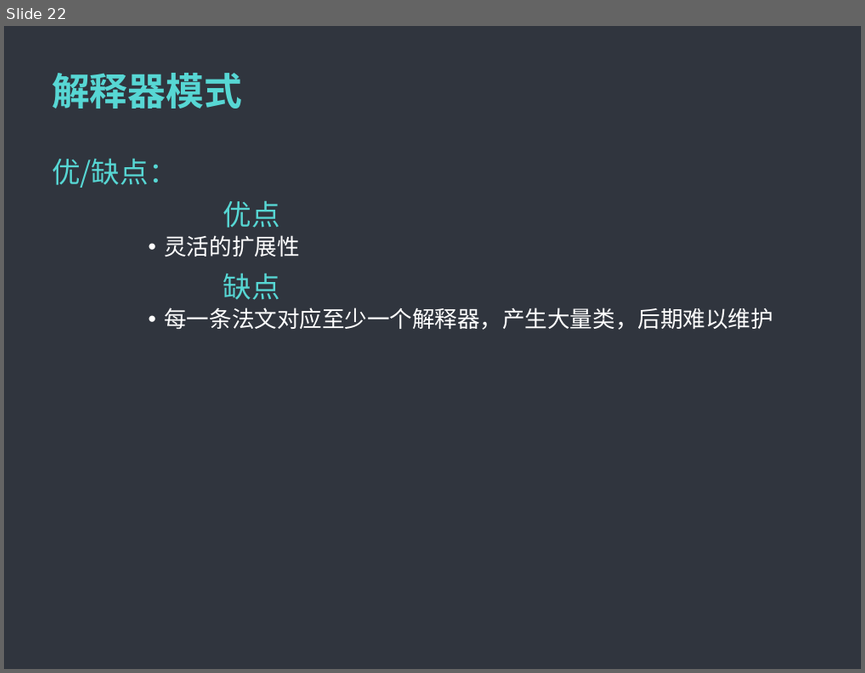
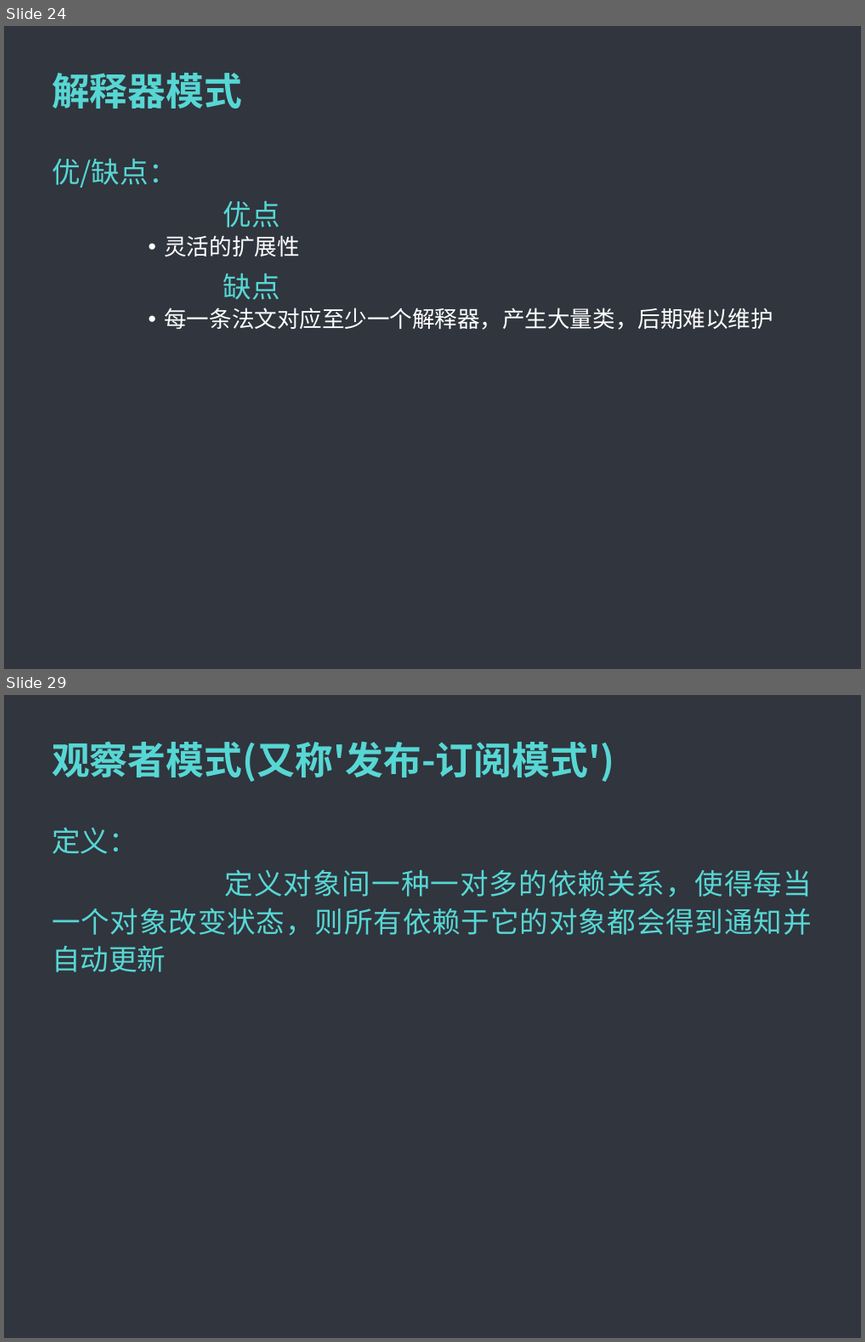
Before and after one commit to MintLy/JavaDesignMode, a slide deck: DesignMode.ppt. Shown one above the other, each under a label of ours: slide 22 before the commit, slides 24 and 29 after it; the slides between them are not shown. The pictures are 865x673 and 865x1342 pixels, drawn with LibreOffice and Linux fonts; fonts in the diff are those of the drawing; background and template pictures are left out. Boxes give left, top, right and bottom in pixels: in the first picture for what was removed or moved away, otherwise in the second. Text is boxed around its words. In the diff, an @@ line names an element or a change of style, - is before the commit and + after.

```diff
--- a/DesignMode.ppt
+++ b/DesignMode.ppt
@@ slide 29 added at bbox=[4, 695, 861, 1338], background #5F5F5F; not listed: 1 template element that a slide beside it also shows @@
@@ title added at bbox=[52, 741, 615, 782], 32 pt, text #57D7D4, bold @@
+观察者模式(又称'发布-订阅模式')
@@ text added at bbox=[52, 827, 812, 972], 24 pt, text #57D7D4 @@
+定义：
+定义对象间一种一对多的依赖关系，使得每当一个对象改变状态，则所有依赖于它的对象都会得到通知并自动更新
@@ what was slide 22 is now slide 24 @@
```
Also in this commit, not shown: 1 slide changed, 21 other slides added, 7 other files.
